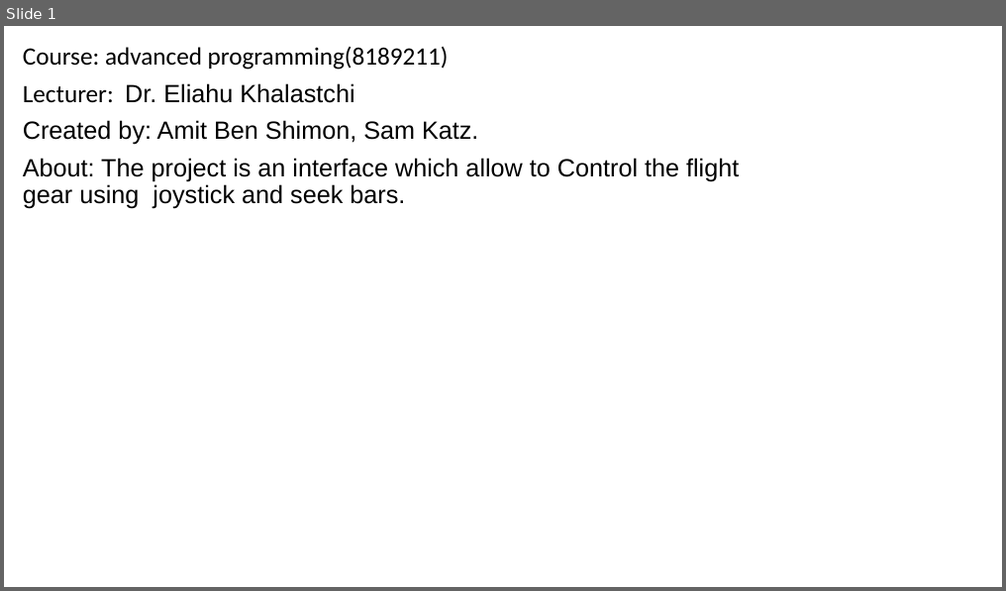
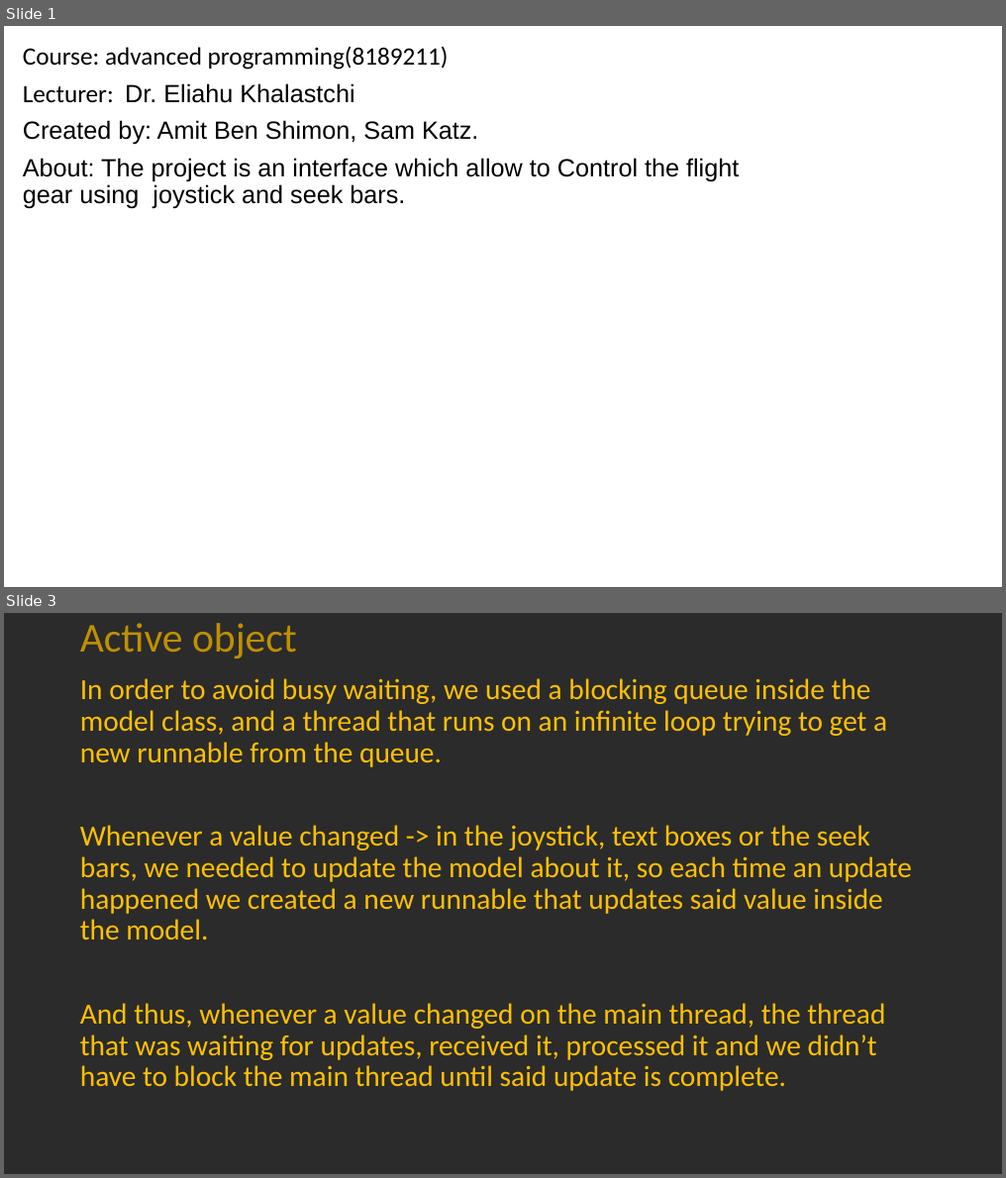
Before and after one commit to Dark-Leader/AndroidAppFlightGear, a slide deck: Our_App_presentation.pptx. Shown one above the other, each under a label of ours: slide 1 before the commit, slides 1 and 3 after it; the slides between them are not shown. The pictures are 1006x591 and 1006x1178 pixels, drawn with LibreOffice and Linux fonts; fonts in the diff are those of the drawing; background and template pictures are left out; a plain dark background stands for a picture behind light text. Boxes give left, top, right and bottom in pixels: in the first picture for what was removed or moved away, otherwise in the second. Text is boxed around its words. In the diff, an @@ line names an element or a change of style, - is before the commit and + after.

```diff
--- a/Our_App_presentation.pptx
+++ b/Our_App_presentation.pptx
@@ slide 3 added at bbox=[4, 613, 1002, 1174], background picture (left out) @@
@@ title added at bbox=[80, 623, 297, 659], 39.6 pt, text #BF9000 @@
+Active object
@@ text added at bbox=[80, 678, 912, 1091], 28 pt, text #FFC000 @@
+In order to avoid busy waiting, we used a blocking queue inside the model class, and a thread that runs on an infinite loop trying to get a new runnable from the queue.
+Whenever a value changed -> in the joystick, text boxes or the seek bars, we needed to update the model about it, so each time an update happened we created a new runnable that updates said value inside the model.
+And thus, whenever a value changed on the main thread, the thread that was waiting for updates, received it, processed it and we didn’t have to block the main thread until said update is complete.
```
Also in this commit, not shown: 1 other slide added, 2 slides removed.
